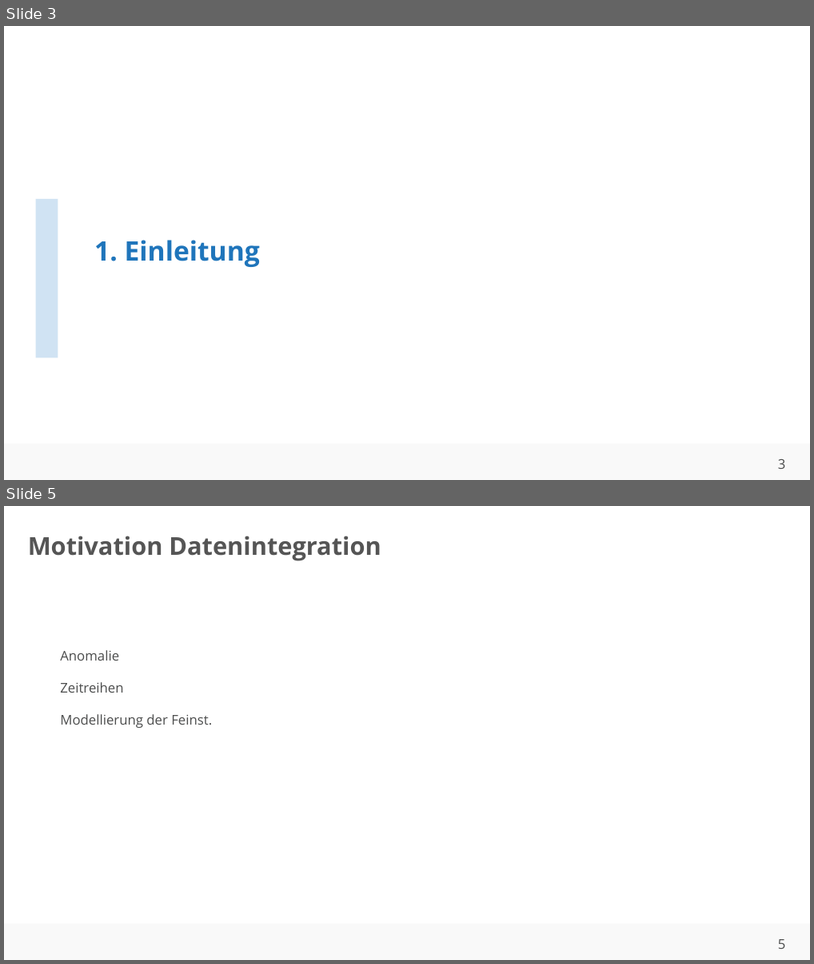
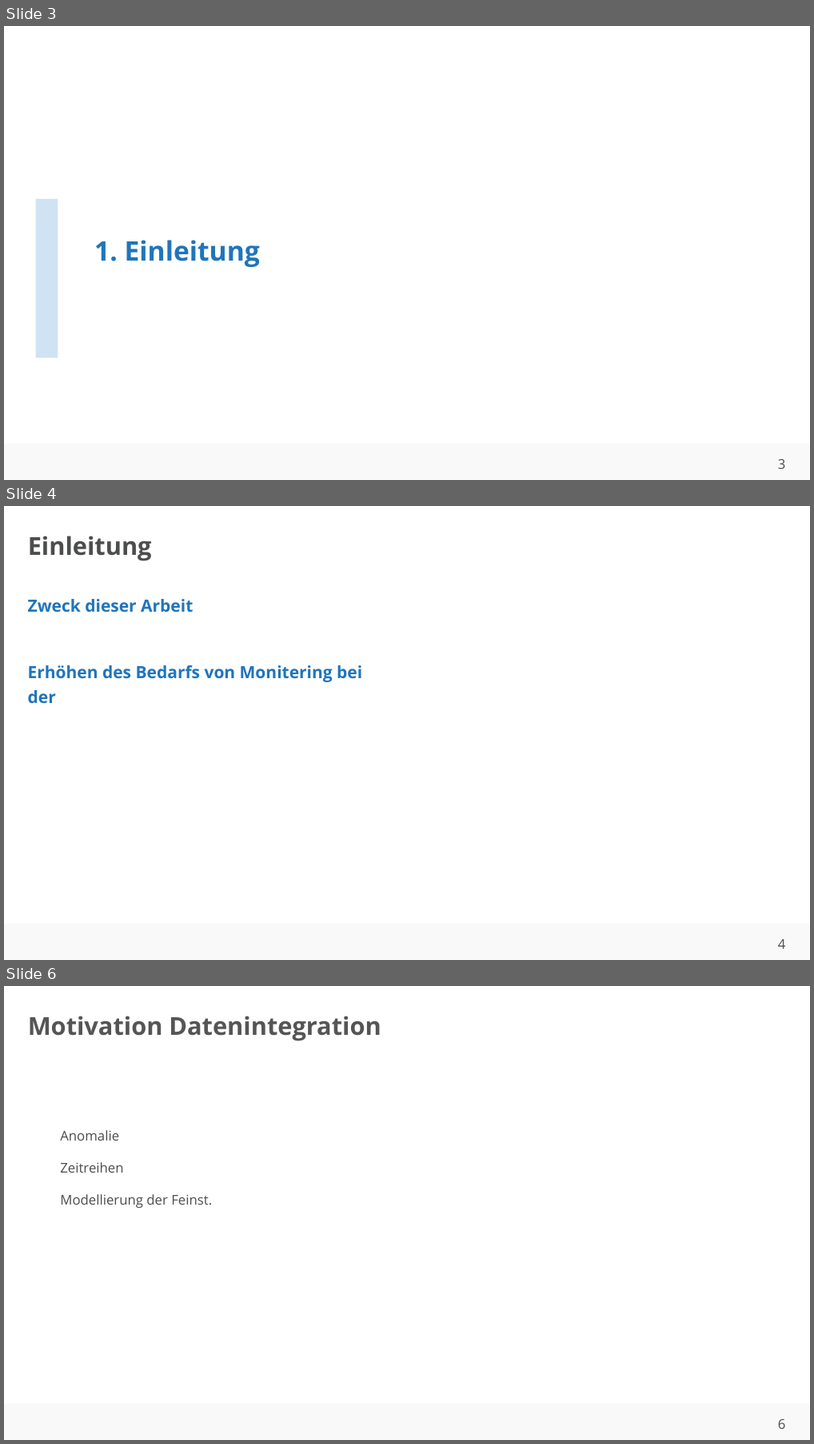
Before and after one commit to ahndavin/Abschlussarbeit_Bachelor, a slide deck: Kolloquium/Kolloquium.pptx. Shown one above the other, each under a label of ours: slides 3 and 5 before the commit, slides 3, 4 and 6 after it; the slides between them are not shown. The pictures are 814x964 and 814x1444 pixels, drawn with LibreOffice and Linux fonts; fonts in the diff are those of the drawing; background and template pictures are left out. Boxes give left, top, right and bottom in pixels: in the first picture for what was removed or moved away, otherwise in the second. Text is boxed around its words. In the diff, an @@ line names an element or a change of style, - is before the commit and + after.

```diff
--- a/Kolloquium/Kolloquium.pptx
+++ b/Kolloquium/Kolloquium.pptx
@@ slide 4 added at [4, 506, 810, 960], background #FFFFFF; not listed: 2 template elements that a slide beside it also shows @@
@@ title added at [28, 536, 152, 561], 22 pt, text #4C4D4D, bold @@
+Einleitung
@@ text added at [28, 599, 362, 704], 15 pt, text #1F75BB, bold @@
+  Zweck dieser Arbeit
+  Erhöhen des Bedarfs von Monitering bei der
@@ what was slide 5 is now slide 6 @@
@@ page number at [778, 1419, 786, 1428]: text changed @@
-5
+6
```
Also in this commit, not shown: 3 slides changed, 1 other slide added, 1 slide removed, 2 other files.
